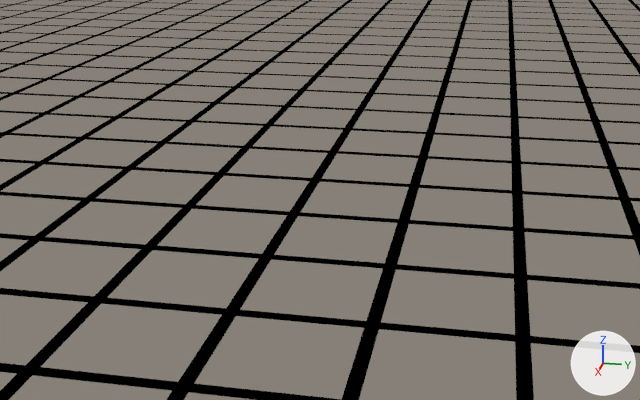
Two versions of the Blender file visualization.blend, one commit apart.
Both versions are drawn from a 50 mm camera at (3.83, 2.22, 1.7) aimed at (0.89, 1.64, 0.63). The lights are fixed; the arrows at lower right show +X, +Y and +Z.
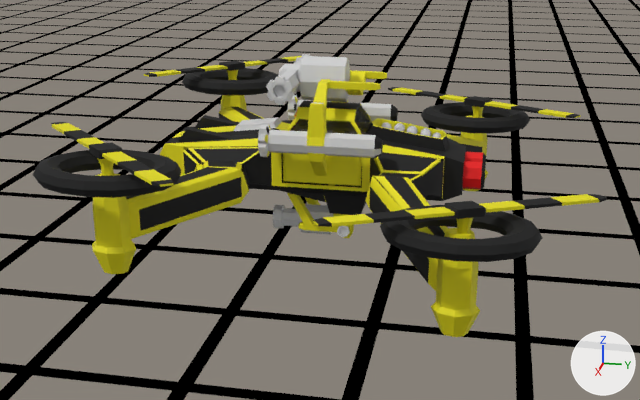
What differs and where, as boxes (x1, y1, x2, y2) in the pictures (640 x 400 px):
'drone_model', added
    after: (33, 54, 607, 337)
    faces in mat_col_1 (black #212121): (33, 58, 607, 283)
    faces in mat_col_master (yellow #e7dd00): (52, 56, 599, 337)
    faces in mat_uv__tex_blury (light grey #d1d1d1): (234, 54, 441, 237)
    faces in mat_col_4 (black #161616): (290, 105, 371, 135)
    faces in mat_col_3 (red #e70000): (290, 109, 483, 190)

The edits, one by one:
Material 'col_1' (mat_col_1) is new.
Its base color is (0.0151, 0.0151, 0.0151) (black #212121).
Its roughness is 0.69.
Its specular ior level is 0.2.
Material 'uv__tex_blury' (mat_uv__tex_blury) is new.
Its base color is (0.64, 0.64, 0.64) (light grey #d1d1d1).
Its roughness is 0.69.
Material 'col_4' (mat_col_4) is new.
Its base color is (0.00802, 0.00802, 0.00802) (black #161616).
Its roughness is 0.69.
Its alpha is 0.8.
Its specular ior level is 0.2.
Material 'uv_text_camera' (mat_uv_text_camera) is new.
Its base color is (0.64, 0.64, 0.64) (light grey #d1d1d1).
Its roughness is 0.69.
Material 'col_2' (mat_col_2) is new.
Its base color is (0.64, 0.64, 0.64) (light grey #d1d1d1).
Its roughness is 0.69.
Its specular ior level is 0.2.
Material 'col_3' (mat_col_3) is new.
Its base color is (0.8, 0.0, 0.0) (red #e70000).
Its roughness is 0.69.
Material 'col_master' (mat_col_master) is new.
Its base color is (0.8, 0.727, 0.0) (yellow #e7de00).
Its roughness is 0.69.
Mesh me_drone_costum_cube is new.
It has 9216 vertices, 3962 faces and spans x -6.2..6.2, y -0.84..2.51, z -4.63..4.13.
Faces by material slot: [947, 924, 2, 24, 2054, 10, 1].
It uses material mat_col_master (yellow #e7de00).
It uses material mat_col_1 (black #212121).
It uses material mat_col_2 (light grey #d1d1d1).
It uses material mat_col_3 (red #e70000).
It uses material mat_uv__tex_blury (light grey #d1d1d1).
It uses material mat_col_4 (black #161616).
It uses material mat_uv_text_camera (its picture is missing).
Object 'drone_model' (ob_drone_model) is new; it shows me_drone_costum_cube.
Its location is (0.822, 1.634, 0.633).
Its rotation in degrees is (90, 0, 0).
Its scale is (0.15, 0.2, 0.2).
